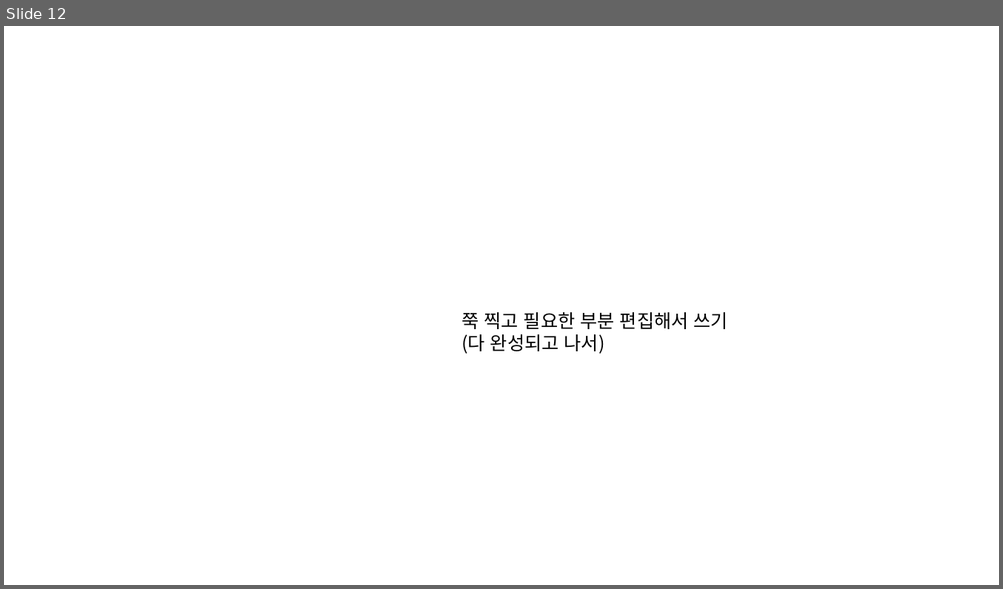
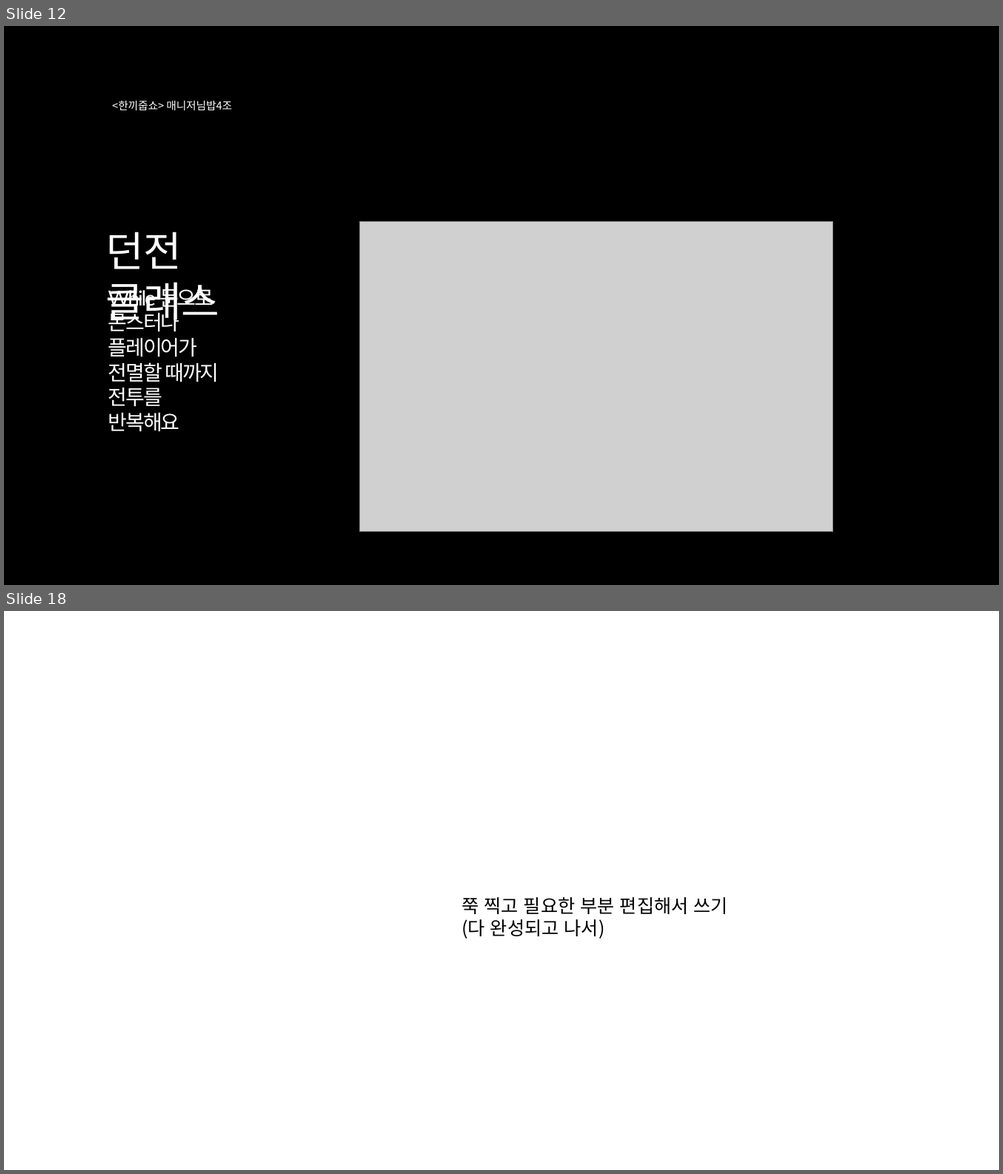
Before and after one commit to LI-JiYoon/TxtRPG, a slide deck: 한끼줍쇼v2.pptx. Shown one above the other, each under a label of ours: slide 12 before the commit, slides 12 and 18 after it; the slides between them are not shown. The pictures are 1003x589 and 1003x1174 pixels, drawn with LibreOffice and Linux fonts; fonts in the diff are those of the drawing; grey boxes stand for pictures. Boxes give left, top, right and bottom in pixels: in the first picture for what was removed or moved away, otherwise in the second. Text is boxed around its words. In the diff, an @@ line names an element or a change of style, - is before the commit and + after.

```diff
--- a/한끼줍쇼v2.pptx
+++ b/한끼줍쇼v2.pptx
@@ slide 12 added at (4,26,999,585), background #000000 @@
@@ text added at (112,101,232,110), 10.5 pt, text #FFFFFF @@
+<한끼줍쇼> 매니저님밥4조
@@ picture added at (360,222,833,533) @@
@@ text added at (105,232,219,327), 40 pt, text #FFFFFF @@
+던전 클래스
@@ text added at (108,285,219,432), 20 pt, text #FFFFFF @@
+While 문으로
+몬스터나 플레이어가
+전멸할 때까지 전투를
+반복해요
@@ what was slide 12 is now slide 18 @@
```
Also in this commit, not shown: 5 other slides added, 2 other files.
